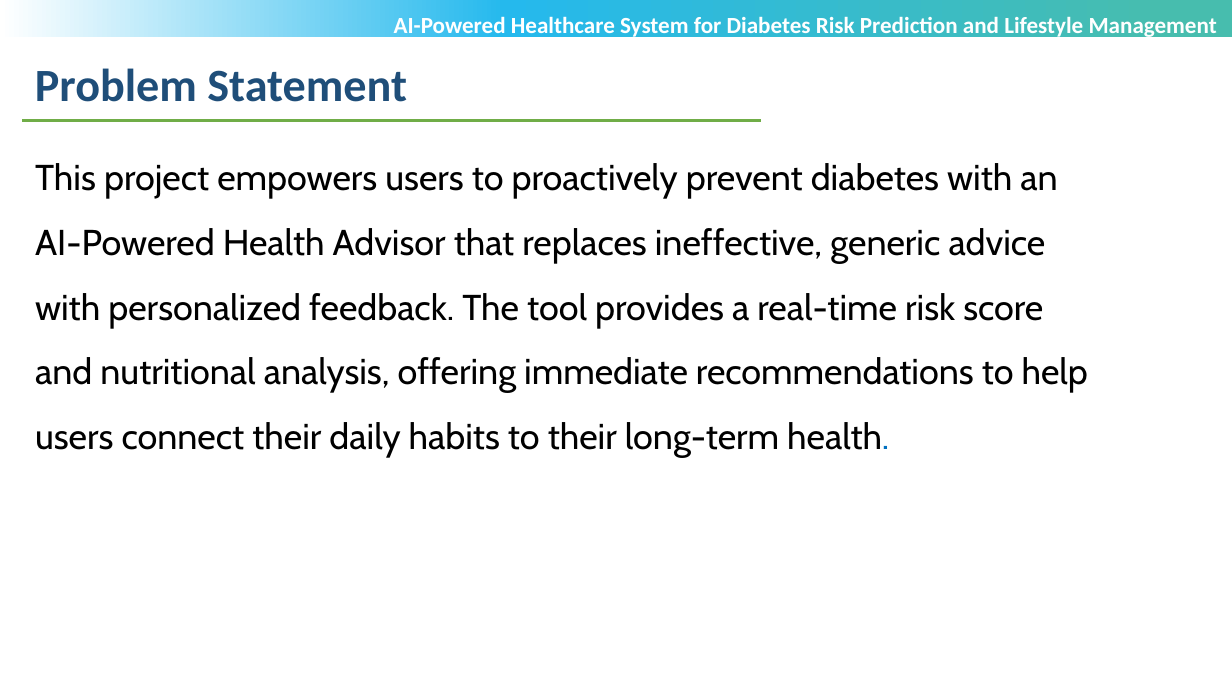
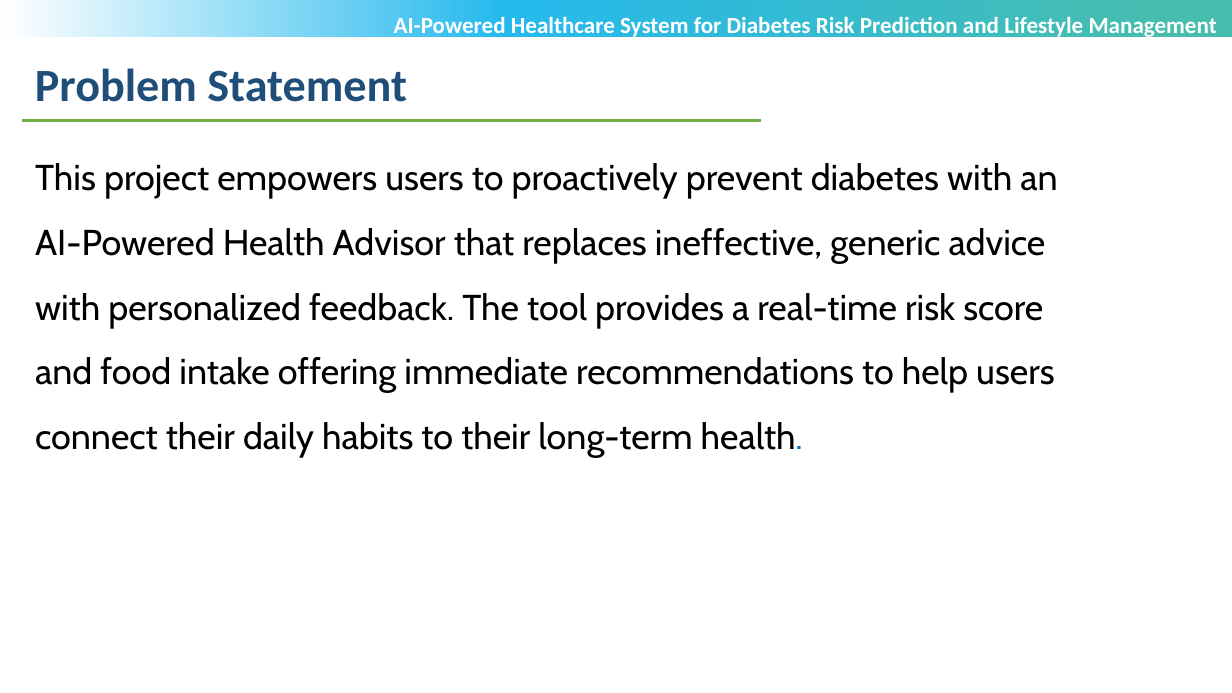
Before and after one commit to Nivyasreec/files, a slide deck: slide 6 of NIVYASREE.C_MTech-Project_Review3_PPT_Template_V1.pptx. Drawn at 1232x693 pixels with LibreOffice and Linux fonts; fonts in the diff are those of the drawing; background and template pictures are left out. Boxes give left, top, right and bottom in pixels: in the first picture for what was removed or moved away, otherwise in the second. Text is boxed around its words. In the diff, an @@ line names an element or a change of style, - is before the commit and + after.

```diff
--- a/NIVYASREE.C_MTech-Project_Review3_PPT_Template_V1.pptx
+++ b/NIVYASREE.C_MTech-Project_Review3_PPT_Template_V1.pptx
@@ text at [35, 163, 1057, 458]: text changed @@
-This project empowers users to proactively prevent diabetes with an AI-Powered Health Advisor that replaces ineffective, generic advice with personalized feedback. The tool provides a real-time risk score and nutritional analysis, offering immediate recommendations to help users connect their daily habits to their long-term health.
+This project empowers users to proactively prevent diabetes with an AI-Powered Health Advisor that replaces ineffective, generic advice with personalized feedback. The tool provides a real-time risk score and food intake offering immediate recommendations to help users connect their daily habits to their long-term health.
```
Also in this commit, not shown: 1 other slide changed.
